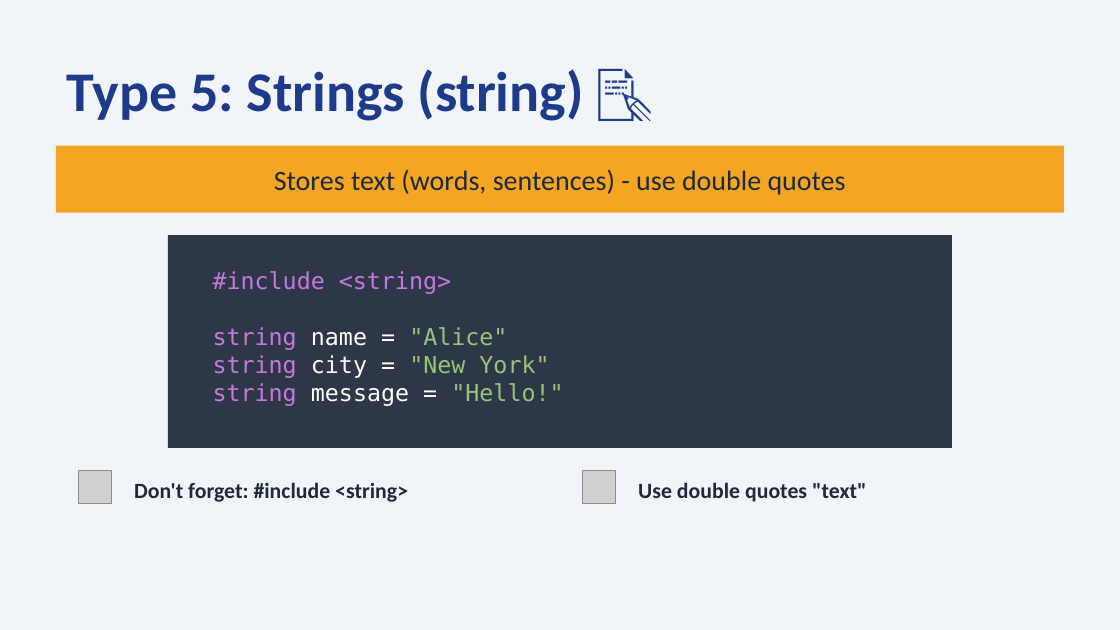
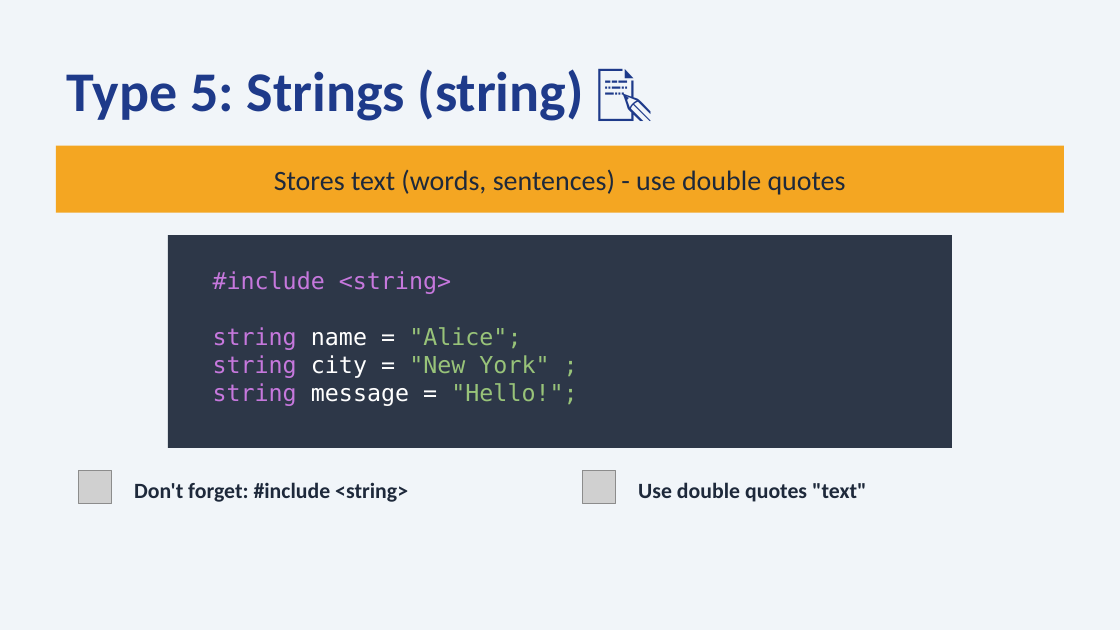
Before and after one commit to fmalazemi/cs143, a slide deck: slide 7 of slides/Lecture2_Variables.pptx. Drawn at 1120x630 pixels with LibreOffice and Linux fonts; fonts in the diff are those of the drawing; grey boxes stand for pictures. Boxes give left, top, right and bottom in pixels: in the first picture for what was removed or moved away, otherwise in the second. Text is boxed around its words. In the diff, an @@ line names an element or a change of style, - is before the commit and + after.

```diff
--- a/slides/Lecture2_Variables.pptx
+++ b/slides/Lecture2_Variables.pptx
@@ text at box(213, 327, 577, 406): text changed @@
-string name = "Alice"
-string city = "New York"
-string message = "Hello!"
+string name = "Alice";
+string city = "New York" ;
+string message = "Hello!";
```
Also in this commit, not shown: 7 other slides changed.
